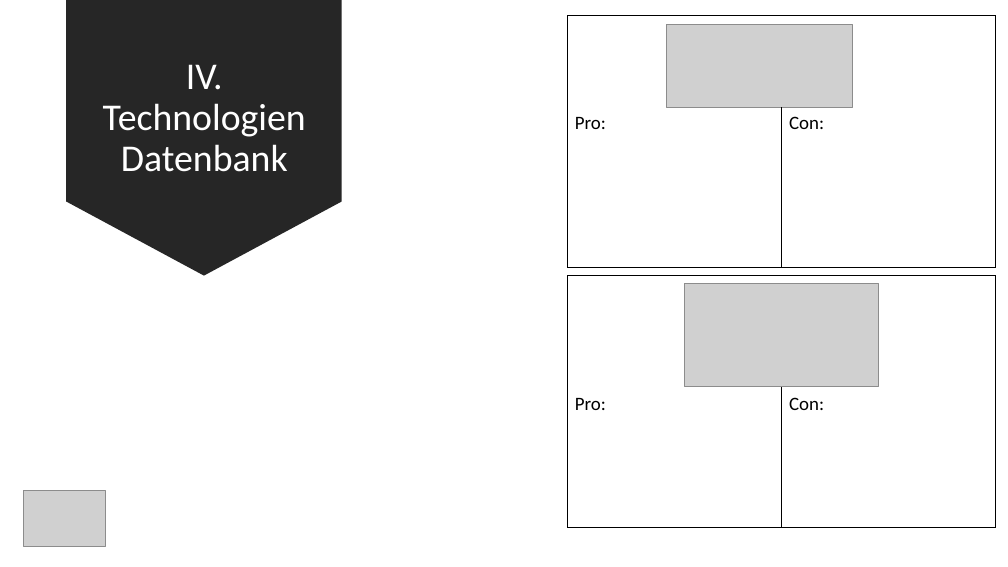
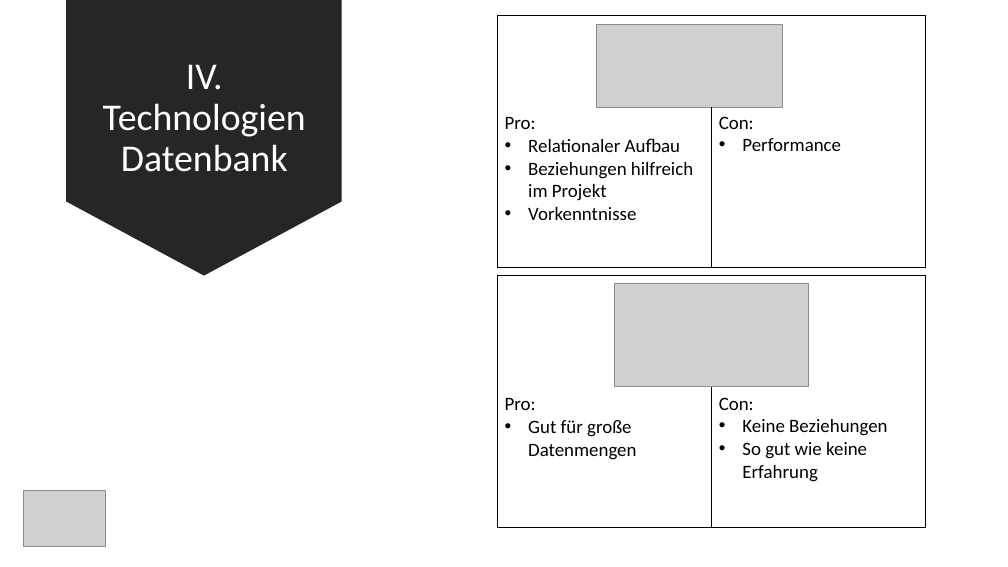
Before and after one commit to ArianMoser/StreamTogether, a slide deck: slide 7 of presentation/StreamTogether.pptx. Drawn at 1008x567 pixels with LibreOffice and Linux fonts; fonts in the diff are those of the drawing; grey boxes stand for pictures. Boxes give left, top, right and bottom in pixels: in the first picture for what was removed or moved away, otherwise in the second. Text is boxed around its words. In the diff, an @@ line names an element or a change of style, - is before the commit and + after.

```diff
--- a/presentation/StreamTogether.pptx
+++ b/presentation/StreamTogether.pptx
@@ text "Pro:": place and size @@
-text "Pro:" at [575, 117, 606, 129]
+text "Pro:" at [505, 117, 693, 220]
@@ text "Con:": place and size @@
-text "Con:" at [789, 116, 824, 129]
+text "Con:" at [719, 116, 841, 151]
@@ text at [528, 138, 693, 220]: paragraphs added @@
+• Relationaler Aufbau
+• Beziehungen hilfreich im Projekt
+• Vorkenntnisse
@@ text at [742, 138, 841, 151]: paragraph added @@
+• Performance
@@ text "Pro:": place and size @@
-text "Pro:" at [575, 398, 606, 410]
+text "Pro:" at [505, 398, 636, 460]
@@ 2 pictures, 2 rectangles, 2 lines: place and size @@
-2 pictures, 2 rectangles, 2 lines at [568, 16, 997, 528]
+2 pictures, 2 rectangles, 2 lines at [498, 16, 926, 528]
@@ text "Con:": place and size @@
-text "Con:" at [789, 397, 824, 410]
+text "Con:" at [719, 397, 887, 482]
@@ text at [742, 419, 887, 482]: paragraphs added @@
+• Keine Beziehungen
+• So gut wie keine Erfahrung
@@ text at [528, 420, 636, 460]: paragraph added @@
+• Gut für große Datenmengen
```
Also in this commit, not shown: 7 other slides changed, 3 slides added, 1 slide removed, 4 other files.
